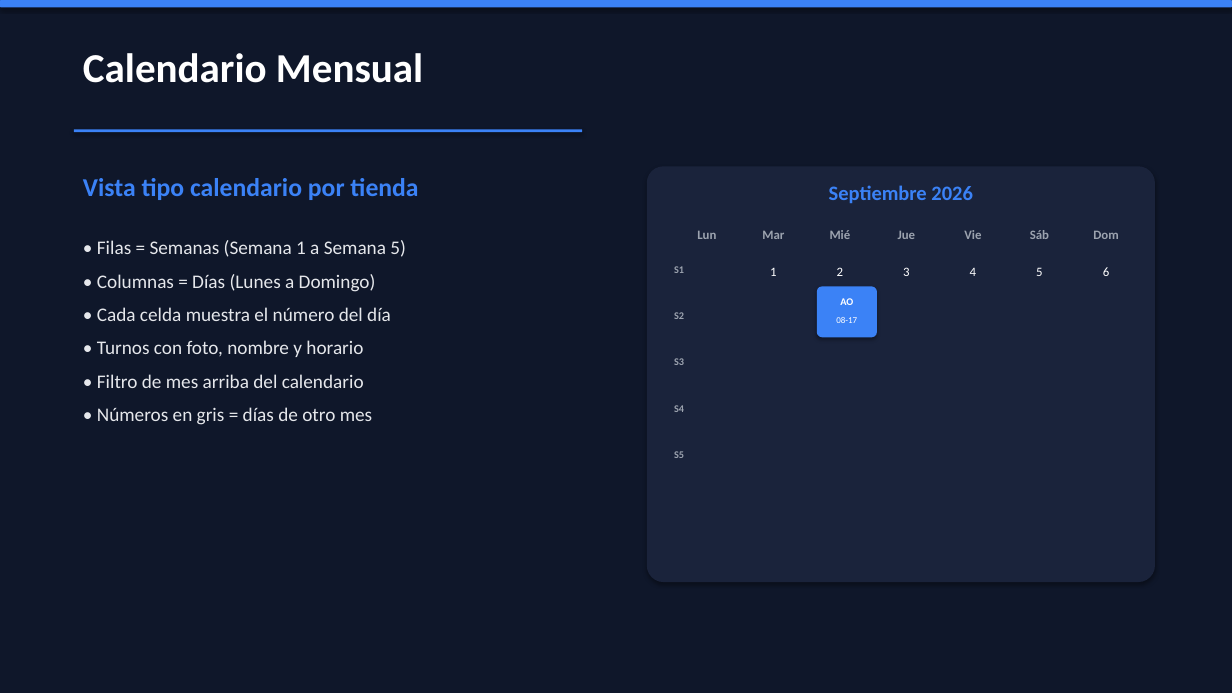
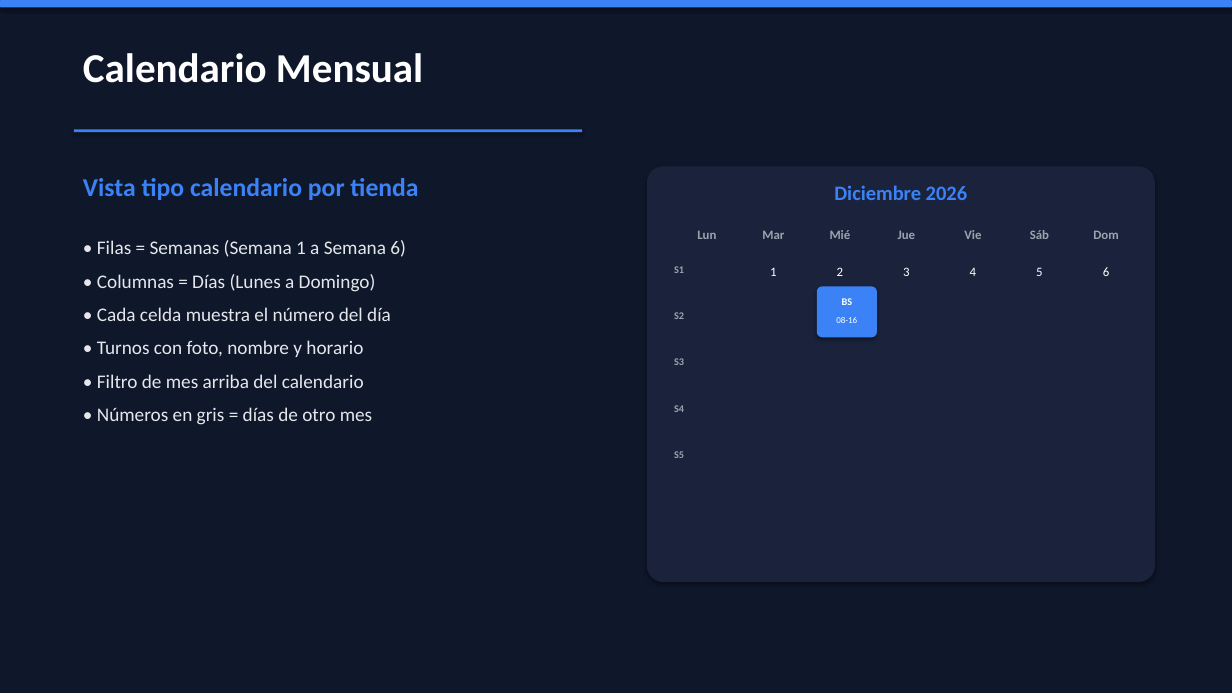
Before and after one commit to AndersonGrande588/Sistema-de-Horarios, a slide deck: slide 5 of Presentacion_Gestor_Horarios.pptx. Drawn at 1232x693 pixels with LibreOffice and Linux fonts; fonts in the diff are those of the drawing. Boxes give left, top, right and bottom in pixels: in the first picture for what was removed or moved away, otherwise in the second. Text is boxed around its words. In the diff, an @@ line names an element or a change of style, - is before the commit and + after.

Commit message:
Se agrega diciembre, se reasignan zonas y se actualiza la presentacion
- Horarios de diciembre (180 turnos): 699 en total sep-dic.
- Andres Garzon toma Felicidad y Plaza Central (zonas de Julian).
- Jersoon alterna Unicentro y Titan.
- Brayan Sanchez reemplaza a Angel Ortiz en Calle 82 (sin guardias).
- Julian Garzon sale de la app.
- Calendario muestra las semanas reales del mes (4, 5 o 6).
- Documentacion y presentacion PPTX actualizadas a v2.0.

```diff
--- a/Presentacion_Gestor_Horarios.pptx
+++ b/Presentacion_Gestor_Horarios.pptx
@@ text at [834, 185, 967, 200]: text changed @@
-Septiembre 2026
+Diciembre 2026
@@ text at [97, 240, 406, 257]: text changed @@
-• Filas = Semanas (Semana 1 a Semana 5)
+• Filas = Semanas (Semana 1 a Semana 6)
@@ text at [842, 298, 853, 305]: text changed @@
-AO
+BS
```
Also in this commit, not shown: 8 other slides changed, 12 other files.
